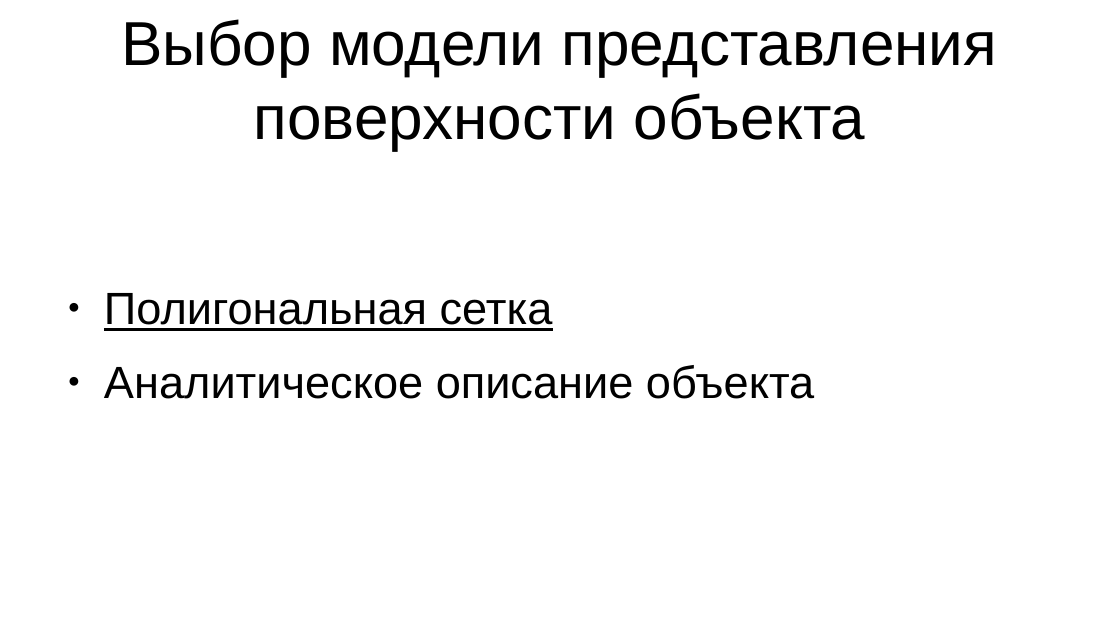
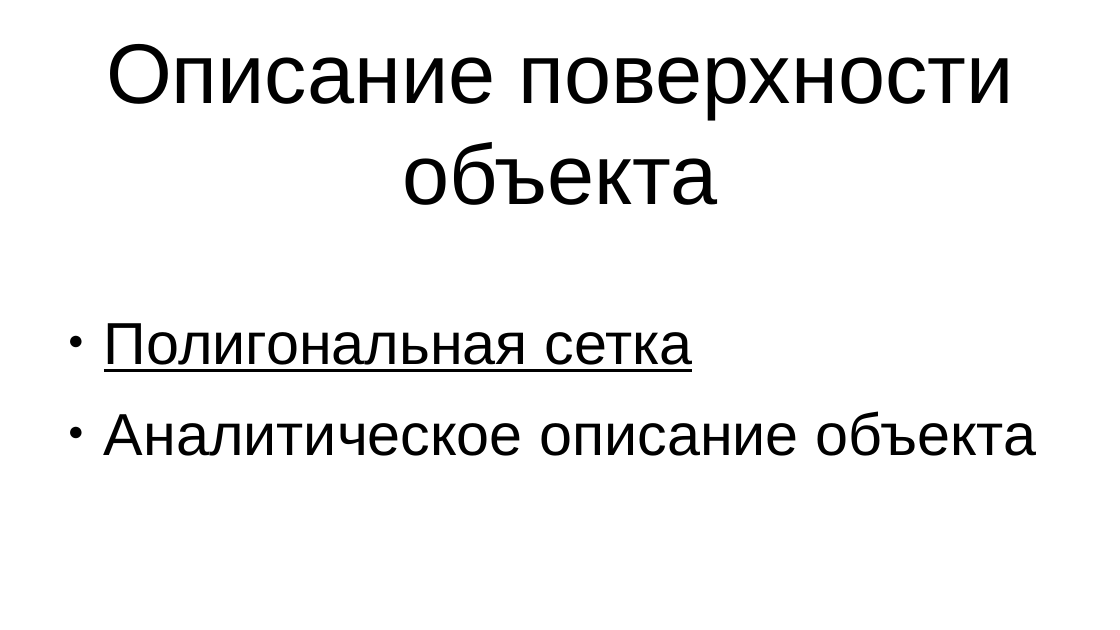
Before and after one commit to agarmirus/slime_toy_course_project, a slide deck: slide 5 of docs/pres/pres.odp. Drawn at 1120x630 pixels with LibreOffice and Linux fonts; fonts in the diff are those of the drawing. Boxes give left, top, right and bottom in pixels: in the first picture for what was removed or moved away, otherwise in the second. Text is boxed around its words. In the diff, an @@ line names an element or a change of style, - is before the commit and + after.

```diff
--- a/docs/pres/pres.odp
+++ b/docs/pres/pres.odp
@@ title at [106, 44, 1014, 205]: text changed; size 44 to 60 pt @@
-Выбор модели представления поверхности объекта
+Описание поверхности объекта
@@ text "Полигональная сетка": place and size @@
-text "Полигональная сетка" at [104, 293, 814, 399]
+text "Полигональная сетка" at [104, 323, 1036, 456]
@@ text "Полигональная сетка" at [104, 323, 1036, 456]: size 32 to 42 pt @@
```
Also in this commit, not shown: 13 other slides changed, 12 other files.
